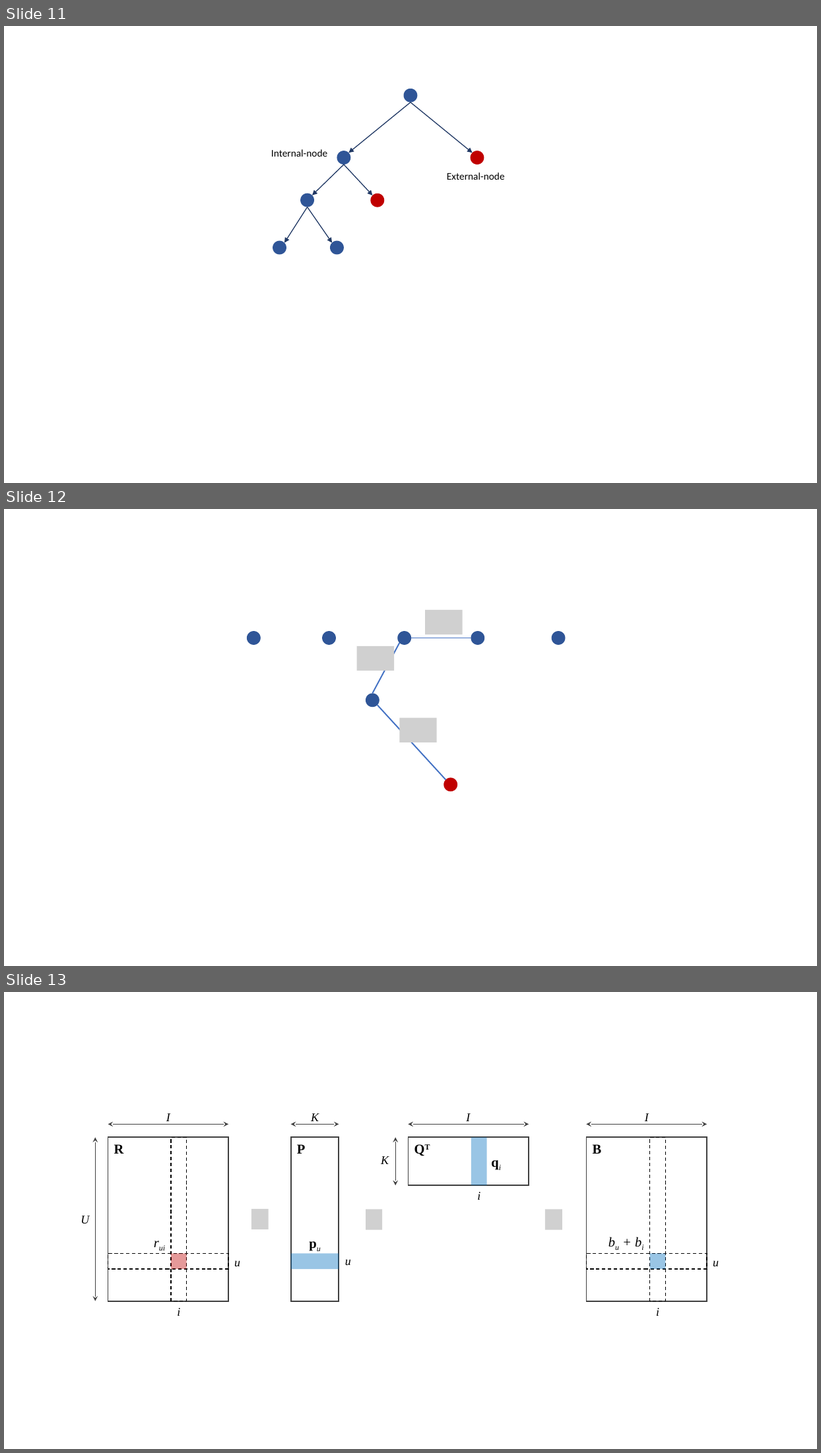
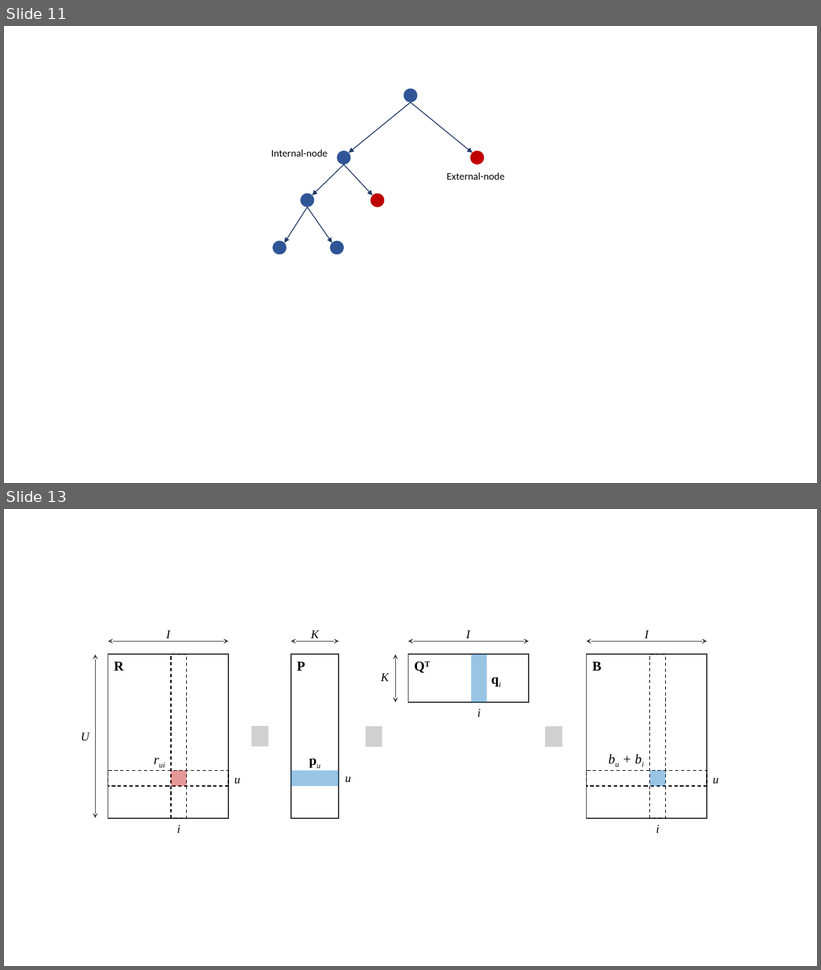
Before and after one commit to hungpq7/tabular-book, a slide deck: image/_raw.pptx. Shown one above the other, each under a label of ours: slides 11, 12 and 13 before the commit, slides 11 and 13 after it; the slides between them are not shown. The pictures are 821x1453 and 821x970 pixels, drawn with LibreOffice and Linux fonts; fonts in the diff are those of the drawing; grey boxes stand for pictures. Boxes give left, top, right and bottom in pixels: in the first picture for what was removed or moved away, otherwise in the second. Text is boxed around its words. In the diff, an @@ line names an element or a change of style, - is before the commit and + after.

```diff
--- a/image/_raw.pptx
+++ b/image/_raw.pptx
@@ slide 12 removed at (x1=4, y1=509, x2=817, y2=966), background #FFFFFF @@
@@ picture removed at (x1=426, y1=610, x2=463, y2=634) @@
@@ ellipse removed at (x1=247, y1=631, x2=261, y2=645) @@
@@ ellipse removed at (x1=322, y1=631, x2=337, y2=645) @@
@@ picture removed at (x1=357, y1=646, x2=395, y2=671) @@
@@ line removed from (400, 643) to (372, 693) @@
@@ ellipse removed at (x1=397, y1=631, x2=411, y2=645) @@
@@ line removed from (471, 638) to (411, 638) @@
@@ ellipse removed at (x1=471, y1=631, x2=485, y2=645) @@
@@ ellipse removed at (x1=552, y1=631, x2=566, y2=645) @@
@@ ellipse removed at (x1=366, y1=693, x2=380, y2=707) @@
@@ line removed from (446, 780) to (378, 706) @@
@@ picture removed at (x1=400, y1=718, x2=437, y2=743) @@
@@ ellipse removed at (x1=444, y1=778, x2=458, y2=792) @@
```
Also in this commit, not shown: 1 slide changed, 1 slide added, 3 other files.
